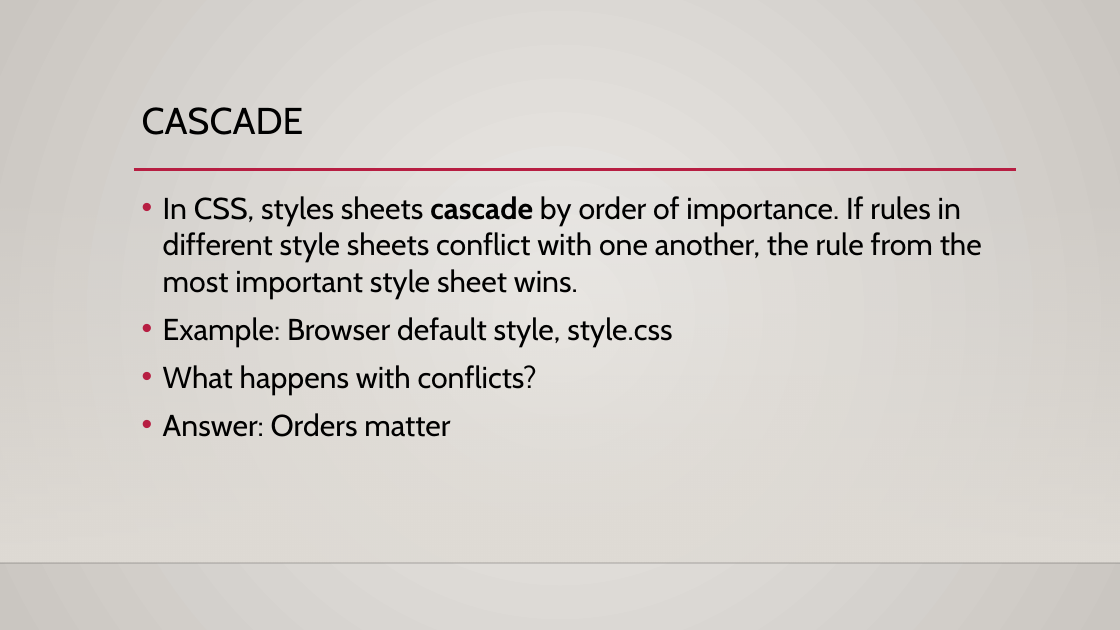
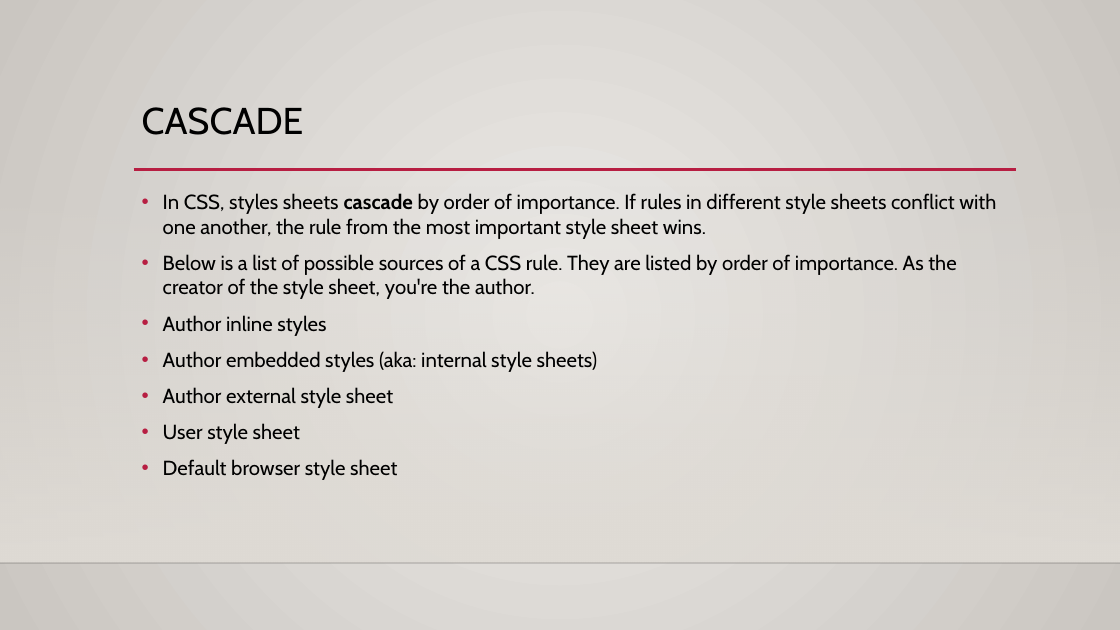
Before and after one commit to Jacksonckc/Web-Apps, a slide deck: slide 9 of Presentation/Presentation.pptx. Drawn at 1120x630 pixels with LibreOffice and Linux fonts; fonts in the diff are those of the drawing; background and template pictures are left out. Boxes give left, top, right and bottom in pixels: in the first picture for what was removed or moved away, otherwise in the second. Text is boxed around its words. In the diff, an @@ line names an element or a change of style, - is before the commit and + after.

```diff
--- a/Presentation/Presentation.pptx
+++ b/Presentation/Presentation.pptx
@@ text at bbox=[163, 193, 996, 239]: size 25.9 to 17.5 pt in "In CSS, styles sheets cascade by order ..." @@
@@ text at bbox=[163, 254, 956, 480]: text changed; size 25.9 to 17.5 pt @@
-• Example: Browser default style, style.css
-• What happens with conflicts?
-• Answer: Orders matter
+• Below is a list of possible sources of a CSS rule. They are listed by order of importance. As the creator of the style sheet, you're the author.
+• Author inline styles
+• Author embedded styles (aka: internal style sheets)
+• Author external style sheet
+• User style sheet
+• Default browser style sheet
```
Also in this commit, not shown: 1 other slide changed, 17 other files.
